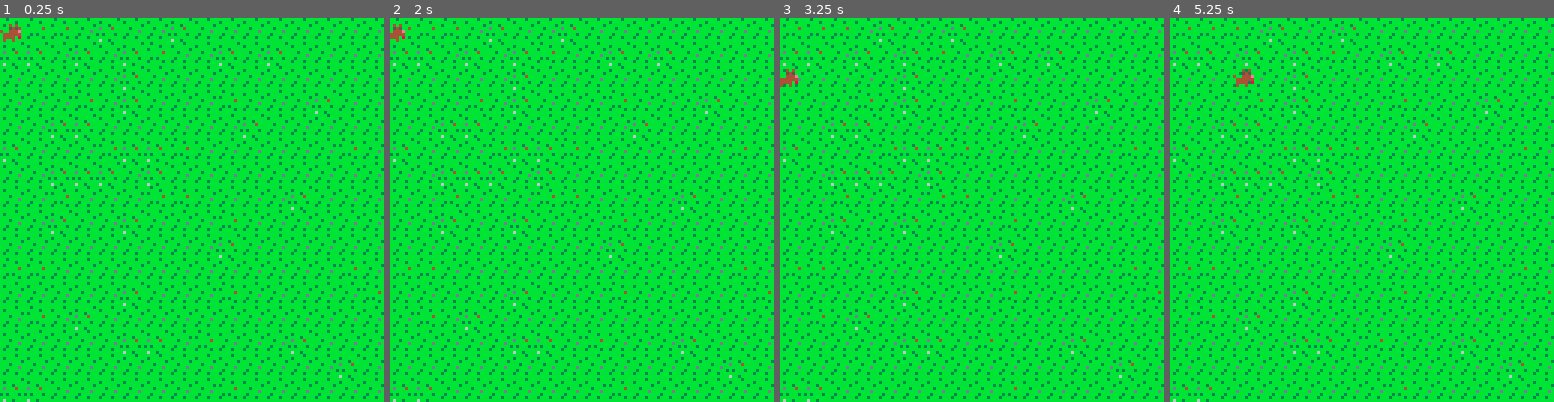
Above: before the commit, frames 1-4 (left to right).
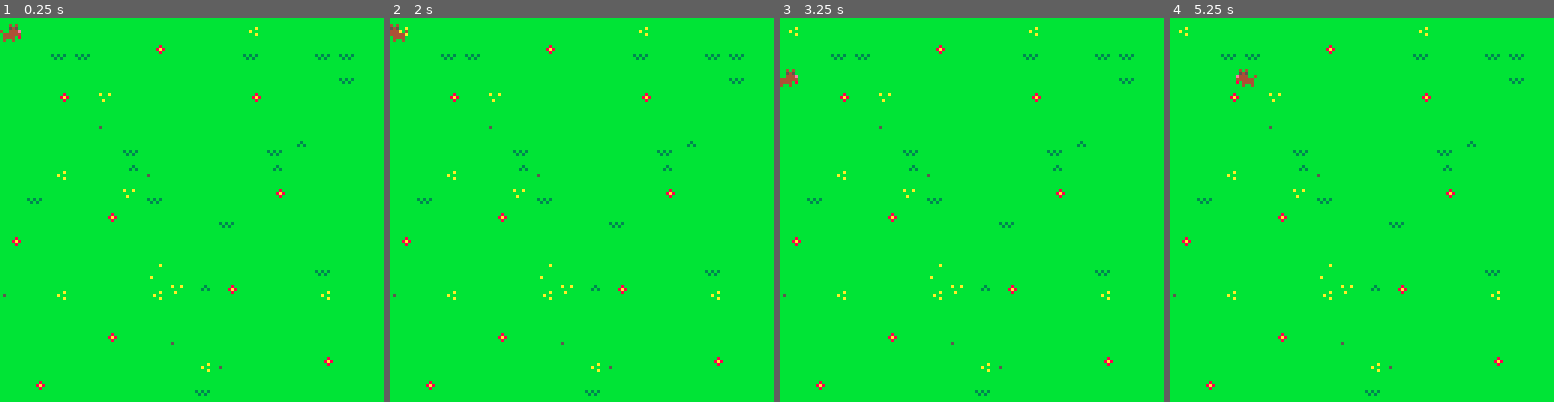
Above: after the commit, the same moments.

Repository: Ramito/PICO-8-Projects
Game: PICO-8 cartridge doggy.p8
The game is run twice, just before and just after one commit, with the same random seed, the same clock (stepped at 60 frames per second) and the same inputs.
Inputs:
- Up to frame 1 (0.25 s): no input
- Up to frame 2 (2 s): tap X (X key) at 1.07 s; hold Left from 1.97 s (still down)
- Up to frame 3 (3.25 s): tap X (X key) every 0.33 s from 2.07 to 3.07 s; release Left at 2.37 s; hold Down 2.42-2.82 s; hold Right from 2.87 s (still down)
- Up to frame 4 (5.25 s): tap X (X key) every 0.33 s from 3.4 to 5.07 s; release Right at 3.53 s; hold Up 3.58-4.08 s; hold Right 4.13-4.53 s; hold Down 4.58-5.08 s; hold Left from 5.13 s (still down)

The runs differ from the first frame. In frame 1, 14% of the frame differs, in the area x 0-100%, y 0-100%; in frame 2, 14%; in frame 3, 14%; in frame 4, 14%.

Commit message:
Doggy barks!

Diff:
--- a/doggy.p8
+++ b/doggy.p8
@@ -6,6 +6,7 @@
 end
 
 function _update60()
+ if (btnp(❎)) dog_bark()
 	local dir_x=0
 	local dir_y=0
  if (btn(⬅️)) dir_x=-1
@@ -21,6 +22,8 @@
  norm=1/(60*sqrt(norm))
  dir_x=dir_x*dog.speed*norm
  dir_y=dir_y*dog.speed*norm
+ dog.dx=dir_x
+ dog.dy=dir_y
  dog.x+=dir_x
  dog.y+=dir_y
 end
@@ -29,7 +32,10 @@
  cls(1)
  camera()
  map()
- spr(dog.sprite,dog.x,dog.y)
+ spr(dog.sprite
+ ,dog.x,dog.y
+ ,1,1
+ ,dog.dx<0)
 end
 -->8
 --doggy
@@ -41,6 +47,8 @@
  dog.speed=40
  dog.x=0
  dog.y=0
+ dog.dx=0
+ dog.dy=0
  dog.anim=0
  dog.sprite=1
 end
@@ -52,8 +60,13 @@
 
 function dog_run()
  dog.anim+=1
+ if (dog.anim%10==0) sfx(0)
  dog.anim%=20
  dog.sprite=1+dog.anim/10
+end
+
+function dog_bark()
+ sfx(1)
 end
 __gfx__
 00000000000000000000000000000000000000000000000000000000000000000000000000000000000000000000000000000000000000000000000000000000
@@ -72,28 +85,39 @@
 00000000000000000000000000000000000000000000000000000000000000000000000000000000000000000000000000000000000000000000000000000000
 00000000000000000000000000000000000000000000000000000000000000000000000000000000000000000000000000000000000000000000000000000000
 00000000000000000000000000000000000000000000000000000000000000000000000000000000000000000000000000000000000000000000000000000000
-bbbbb3bbbbbbbbb3bb3bbbbb00000000000000000000000000000000000000000000000000000000000000000000000000000000000000000000000000000000
-b3bbbbbbb3bbbbbbbbbbb3bb00000000000000000000000000000000000000000000000000000000000000000000000000000000000000000000000000000000
-bbbbbbb3bbbb3bbbb3bbbbbb00000000000000000000000000000000000000000000000000000000000000000000000000000000000000000000000000000000
-bbb3bbbbbdbbb4bbbbbbbb4b00000000000000000000000000000000000000000000000000000000000000000000000000000000000000000000000000000000
-bbbbbbdbbbbbbbbbbbbbbbbb00000000000000000000000000000000000000000000000000000000000000000000000000000000000000000000000000000000
-bb3bbbbb3b3bbb3bbb3b3bbb00000000000000000000000000000000000000000000000000000000000000000000000000000000000000000000000000000000
-b3bbb3bbbbbbbbbbb3bbbb3b00000000000000000000000000000000000000000000000000000000000000000000000000000000000000000000000000000000
-bbbbbbbbb6bb3bbbbbbbbbbb00000000000000000000000000000000000000000000000000000000000000000000000000000000000000000000000000000000
+bbbbbbbbbbbbbbbbbbbbbbbbbbbbbbbb000000000000000000000000000000000000000000000000000000000000000000000000000000000000000000000000
+bbbbbbbbbbbbb8bbbbbbbbbbbbbbbbbb000000000000000000000000000000000000000000000000000000000000000000000000000000000000000000000000
+bbbbbbbbbbbb8a8bbbbbbbbbbbbbbbbb000000000000000000000000000000000000000000000000000000000000000000000000000000000000000000000000
+bbbbbbbbbbbbb8bbbbbbbabbbbbbbbbb000000000000000000000000000000000000000000000000000000000000000000000000000000000000000000000000
+bbbbbbbbbbbbbbbbbbbabbbbb5bbbbbb000000000000000000000000000000000000000000000000000000000000000000000000000000000000000000000000
+bbbbbbbbbbbbbbbbbbbbbabbbbbbbbbb000000000000000000000000000000000000000000000000000000000000000000000000000000000000000000000000
+bbbbbbbbbbbbbbbbbbbbbbbbbbbbbbbb000000000000000000000000000000000000000000000000000000000000000000000000000000000000000000000000
+bbbbbbbbbbbbbbbbbbbbbbbbbbbbbbbb000000000000000000000000000000000000000000000000000000000000000000000000000000000000000000000000
+bbbbbbbbbbbbbbbbbbbbbbbbbbbbbbbb000000000000000000000000000000000000000000000000000000000000000000000000000000000000000000000000
+bbbbbbbbbbbb3bbbbabbabbbbbbbbbbb000000000000000000000000000000000000000000000000000000000000000000000000000000000000000000000000
+bbbbbbbbbbb3b3bbbbbbbbbbbbbbbabb000000000000000000000000000000000000000000000000000000000000000000000000000000000000000000000000
+bbbbbbbbbbbbbbbbbbabbbbbbbbbbbbb000000000000000000000000000000000000000000000000000000000000000000000000000000000000000000000000
+b3b3b3bbbbbbbbbbbbbbbbbbbbbbbbbb000000000000000000000000000000000000000000000000000000000000000000000000000000000000000000000000
+bb3b3bbbbbbbbbbbbbbbbbbbbbbbbbbb000000000000000000000000000000000000000000000000000000000000000000000000000000000000000000000000
+bbbbbbbbbbbbbbbbbbbbbbbbbbabbbbb000000000000000000000000000000000000000000000000000000000000000000000000000000000000000000000000
+bbbbbbbbbbbbbbbbbbbbbbbbbbbbbbbb000000000000000000000000000000000000000000000000000000000000000000000000000000000000000000000000
 __map__
-2222222021202021202020202020202000000000000000000000000000000000000000000000000000000000000000000000000000000000000000000000000000000000000000000000000000000000000000000000000000000000000000000000000000000000000000000000000000000000000000000000000000000000
-2121202120212220202120212020202000000000000000000000000000000000000000000000000000000000000000000000000000000000000000000000000000000000000000000000000000000000000000000000000000000000000000000000000000000000000000000000000000000000000000000000000000000000
-2020202020212020202020202020202000000000000000000000000000000000000000000000000000000000000000000000000000000000000000000000000000000000000000000000000000000000000000000000000000000000000000000000000000000000000000000000000000000000000000000000000000000000
-2020202220212020202220202021202000000000000000000000000000000000000000000000000000000000000000000000000000000000000000000000000000000000000000000000000000000000000000000000000000000000000000000000000000000000000000000000000000000000000000000000000000000000
-2020212120202020202021202020202000000000000000000000000000000000000000000000000000000000000000000000000000000000000000000000000000000000000000000000000000000000000000000000000000000000000000000000000000000000000000000000000000000000000000000000000000000000
-2120202022212122202020202020222000000000000000000000000000000000000000000000000000000000000000000000000000000000000000000000000000000000000000000000000000000000000000000000000000000000000000000000000000000000000000000000000000000000000000000000000000000000
-2020212121202120202020202020202000000000000000000000000000000000000000000000000000000000000000000000000000000000000000000000000000000000000000000000000000000000000000000000000000000000000000000000000000000000000000000000000000000000000000000000000000000000
-2020222020202222202020202120202000000000000000000000000000000000000000000000000000000000000000000000000000000000000000000000000000000000000000000000000000000000000000000000000000000000000000000000000000000000000000000000000000000000000000000000000000000000
-2020212020212020202220202020202000000000000000000000000000000000000000000000000000000000000000000000000000000000000000000000000000000000000000000000000000000000000000000000000000000000000000000000000000000000000000000000000000000000000000000000000000000000
-2020202020202020202120202020202000000000000000000000000000000000000000000000000000000000000000000000000000000000000000000000000000000000000000000000000000000000000000000000000000000000000000000000000000000000000000000000000000000000000000000000000000000000
-2222202020202020202020202020222000000000000000000000000000000000000000000000000000000000000000000000000000000000000000000000000000000000000000000000000000000000000000000000000000000000000000000000000000000000000000000000000000000000000000000000000000000000
-2020202020212020202220202020202200000000000000000000000000000000000000000000000000000000000000000000000000000000000000000000000000000000000000000000000000000000000000000000000000000000000000000000000000000000000000000000000000000000000000000000000000000000
-2022202120202020202020202020202000000000000000000000000000000000000000000000000000000000000000000000000000000000000000000000000000000000000000000000000000000000000000000000000000000000000000000000000000000000000000000000000000000000000000000000000000000000
-2020202020212120222020202120202000000000000000000000000000000000000000000000000000000000000000000000000000000000000000000000000000000000000000000000000000000000000000000000000000000000000000000000000000000000000000000000000000000000000000000000000000000000
-2020202020202020202020202020212000000000000000000000000000000000000000000000000000000000000000000000000000000000000000000000000000000000000000000000000000000000000000000000000000000000000000000000000000000000000000000000000000000000000000000000000000000000
-2121202020202020202220202020202000000000000000000000000000000000000000000000000000000000000000000000000000000000000000000000000000000000000000000000000000000000000000000000000000000000000000000000000000000000000000000000000000000000000000000000000000000000
+2220202020202020202022202020202000000000000000000000000000000000000000000000000000000000000000000000000000000000000000000000000000000000000000000000000000000000000000000000000000000000000000000000000000000000000000000000000000000000000000000000000000000000
+2020303020202120202030202030302000000000000000000000000000000000000000000000000000000000000000000000000000000000000000000000000000000000000000000000000000000000000000000000000000000000000000000000000000000000000000000000000000000000000000000000000000000000
+2020202020202020202020202020302000000000000000000000000000000000000000000000000000000000000000000000000000000000000000000000000000000000000000000000000000000000000000000000000000000000000000000000000000000000000000000000000000000000000000000000000000000000
+2020212032202020202021202020202000000000000000000000000000000000000000000000000000000000000000000000000000000000000000000000000000000000000000000000000000000000000000000000000000000000000000000000000000000000000000000000000000000000000000000000000000000000
+2020202023202020202020202020202000000000000000000000000000000000000000000000000000000000000000000000000000000000000000000000000000000000000000000000000000000000000000000000000000000000000000000000000000000000000000000000000000000000000000000000000000000000
+2020202020302020202020303120202000000000000000000000000000000000000000000000000000000000000000000000000000000000000000000000000000000000000000000000000000000000000000000000000000000000000000000000000000000000000000000000000000000000000000000000000000000000
+2020222020312320202020312020202000000000000000000000000000000000000000000000000000000000000000000000000000000000000000000000000000000000000000000000000000000000000000000000000000000000000000000000000000000000000000000000000000000000000000000000000000000000
+2030202020323020202020212020202000000000000000000000000000000000000000000000000000000000000000000000000000000000000000000000000000000000000000000000000000000000000000000000000000000000000000000000000000000000000000000000000000000000000000000000000000000000
+2020202021202020203020202020202000000000000000000000000000000000000000000000000000000000000000000000000000000000000000000000000000000000000000000000000000000000000000000000000000000000000000000000000000000000000000000000000000000000000000000000000000000000
+2120202020202020202020202020202000000000000000000000000000000000000000000000000000000000000000000000000000000000000000000000000000000000000000000000000000000000000000000000000000000000000000000000000000000000000000000000000000000000000000000000000000000000
+2020202020203320202020202030202000000000000000000000000000000000000000000000000000000000000000000000000000000000000000000000000000000000000000000000000000000000000000000000000000000000000000000000000000000000000000000000000000000000000000000000000000000000
+2320222020202232312120202022202000000000000000000000000000000000000000000000000000000000000000000000000000000000000000000000000000000000000000000000000000000000000000000000000000000000000000000000000000000000000000000000000000000000000000000000000000000000
+2020202020202020202020202020202000000000000000000000000000000000000000000000000000000000000000000000000000000000000000000000000000000000000000000000000000000000000000000000000000000000000000000000000000000000000000000000000000000000000000000000000000000000
+2020202021202023202020202020202000000000000000000000000000000000000000000000000000000000000000000000000000000000000000000000000000000000000000000000000000000000000000000000000000000000000000000000000000000000000000000000000000000000000000000000000000000000
+2020202020202020222320202021202000000000000000000000000000000000000000000000000000000000000000000000000000000000000000000000000000000000000000000000000000000000000000000000000000000000000000000000000000000000000000000000000000000000000000000000000000000000
+2021202020202020302020202020202000000000000000000000000000000000000000000000000000000000000000000000000000000000000000000000000000000000000000000000000000000000000000000000000000000000000000000000000000000000000000000000000000000000000000000000000000000000
+
+
+
Not shown, changed: the sound effects (__sfx__) section of doggy.p8
